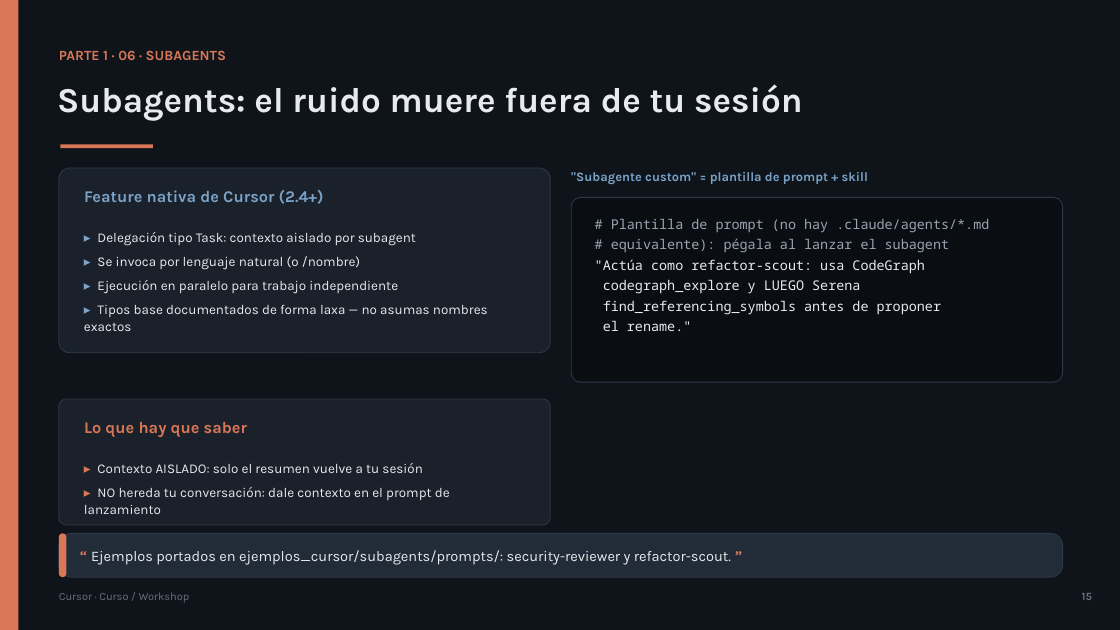
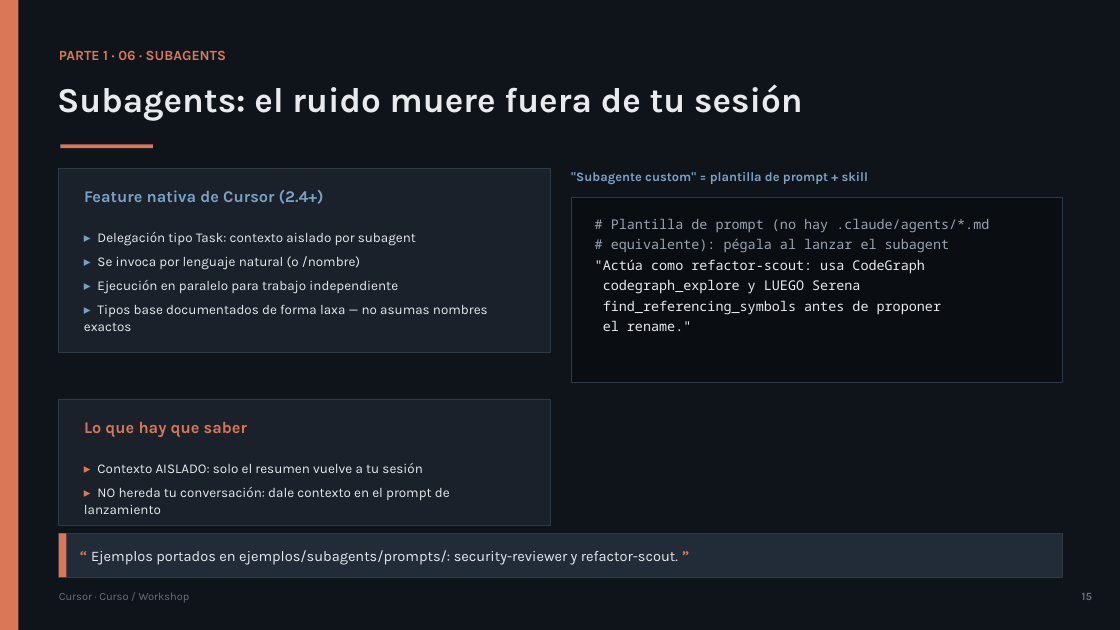
Before and after one commit to olonok69/cursor_code_ml_engineer, a slide deck: slide 15 of presentacion/Cursor_Presentacion.pptx. Drawn at 1120x630 pixels with LibreOffice and Linux fonts; fonts in the diff are those of the drawing. Boxes give left, top, right and bottom in pixels: in the first picture for what was removed or moved away, otherwise in the second. Text is boxed around its words. In the diff, an @@ line names an element or a change of style, - is before the commit and + after.

```diff
--- a/presentacion/Cursor_Presentacion.pptx
+++ b/presentacion/Cursor_Presentacion.pptx
@@ rounded rectangle to rectangle in 5 elements at (x1=59, y1=168, x2=550, y2=353), (x1=571, y1=197, x2=1063, y2=382), (x1=59, y1=399, x2=550, y2=525), (x1=59, y1=534, x2=1063, y2=577), (x1=59, y1=534, x2=66, y2=577) @@
@@ text at (x1=91, y1=550, x2=678, y2=565): text changed @@
-“ Ejemplos portados en ejemplos_cursor/subagents/prompts/: security-reviewer y refactor-scout. ”
+“ Ejemplos portados en ejemplos/subagents/prompts/: security-reviewer y refactor-scout. ”
```
Also in this commit, not shown: 35 other slides changed, 8 other files.
